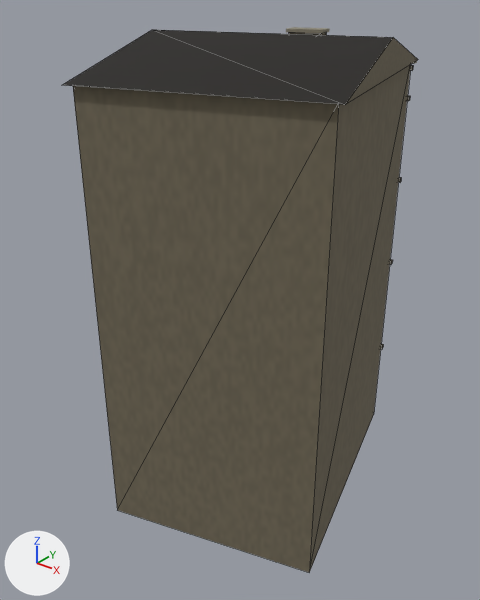
Before and after pictures for a commit that changed the glTF model site/landmarks/zuidblaak18/model.glb.
Both versions are drawn from a 50 mm camera at (16.2, -21.8, 22.4) aimed at (-0.5, -0.9, 9.5). The lights are fixed; the arrows at lower left show +X, +Y and +Z. The first picture is the older version. Mesh edges are drawn as thin lines on the coarser meshes. Vertices at exactly the same position are counted once.

The scene before the commit, as lines of its bpy script (objects in view):
```python
me_zuidblaak18_0 = bpy.data.meshes.new('zuidblaak18-0')
me_zuidblaak18_0.from_pydata(...)  # 370 vertices, 556 faces; spans x -6.1..6.4, y -7.3..7.8, z 0.3..20.5
me_zuidblaak18_0.materials.append(mat_zuidblaak18_materiaal_0)  # picture img_zuidblaak18_materiaal_0
me_zuidblaak18_1 = bpy.data.meshes.new('zuidblaak18-1')
me_zuidblaak18_1.from_pydata(...)  # 6 vertices, 4 faces; spans x -6.08..6.38, y -7.34..7.34, z 19.15..20.5
me_zuidblaak18_1.materials.append(mat_zuidblaak18_materiaal_1)  # picture img_zuidblaak18_materiaal_1
ob_zuidblaak18_0 = bpy.data.objects.new('zuidblaak18-0', me_zuidblaak18_0)
ob_zuidblaak18_0.location = (0.0, 0.0, 0.0)
ob_zuidblaak18_1 = bpy.data.objects.new('zuidblaak18-1', me_zuidblaak18_1)
ob_zuidblaak18_1.location = (0.0, 0.0, 0.0)
```
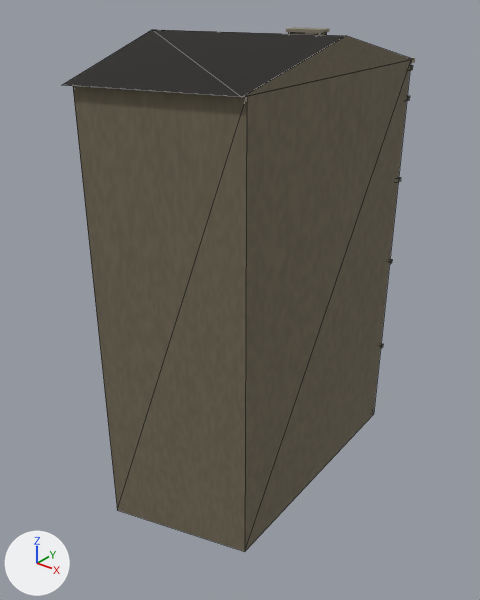
What differs and where, as boxes [x1, y1, x2, y2] in the pictures (480 x 600 px; the box of a moved part takes in the faces that stretch with it):
'zuidblaak18-0', reshaped: before [73, 32, 418, 572]; after [73, 32, 413, 552]
'zuidblaak18-1', reshaped: before [63, 30, 393, 104]; after [63, 30, 345, 97]
part 1 of me_zuidblaak18_0, moved or reshaped: before [80, 37, 418, 572]; after [80, 36, 413, 552]

What the commit changed:
me_zuidblaak18_0 is used by ob_zuidblaak18_0; location (0.0, 0.0, 0.0).
me_zuidblaak18_0 had 370 vertices, 556 faces and spanned x -6.1..6.4, y -7.3..7.8, z 0.3..20.5.
me_zuidblaak18_0 now has 370 vertices, 556 faces and spans x -6.1..3.3, y -7.3..7.8, z 0.3..20.5.
me_zuidblaak18_0 part 1: all 15 vertices in x 2.9..6.4, y -4.7..7.3, z 0.4..20.5 are scaled about their middle by (0.159, 1.07, 1), then moved by (-1.6, -0.4, 0.0).
me_zuidblaak18_1 is used by ob_zuidblaak18_1; location (0.0, 0.0, 0.0).
me_zuidblaak18_1 had 6 vertices, 4 faces and spanned x -6.08..6.38, y -7.34..7.34, z 19.15..20.5.
me_zuidblaak18_1 now has 6 vertices, 4 faces and spans x -6.08..3.32, y -7.34..7.28, z 19.15..20.5.
Part 2, on me_zuidblaak18_1:
Vertex 0 of me_zuidblaak18_1 moves from (2.97, 7.34, 19.15) at pixel (418, 59) to (2.77, 7.28, 19.15) at pixel (413, 59).
Vertex 2 of me_zuidblaak18_1 moves from (4.67, 1.33, 20.5) at pixel (393, 37) to (3.05, 0.86, 20.5) at pixel (346, 35).
Vertex 4 of me_zuidblaak18_1 moves from (6.38, -4.69, 19.15) at pixel (345, 104) to (3.32, -5.55, 19.15) at pixel (241, 97).
